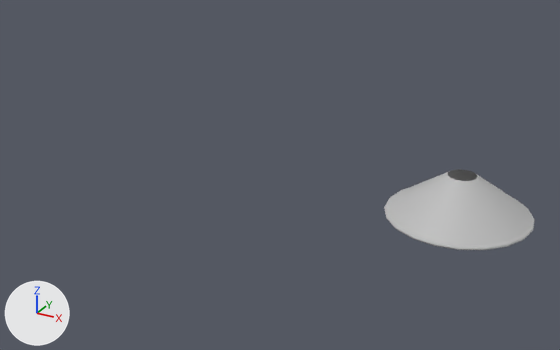
Renders of the FBX model Assets/interdev_midterm_models.fbx from each side of a commit.
Camera for both pictures: a 50 mm camera at (0.0358, -0.1377, 0.0686) aimed at (-0.0352, -0.0086, 0.004). Arrows for +X, +Y and +Z are at lower left; the lights stay in place. Where no turn or scale is listed for an object, it has been applied to the vertices.

The older version as bpy lines, for what is in view:
```python
me_mesh = bpy.data.meshes.new('Mesh')
me_mesh.from_pydata(...)  # 440 vertices, 400 faces; spans x -0.0146..0.0146, y -0.0147..0.0147, z -0.0044..0.0044
me_mesh.materials.append(mat_lambert1)  # grey #bcbcbc
ob_pcone2 = bpy.data.objects.new('pCone2', me_mesh)
ob_pcone2.location = (0.0002, 0.0004, 0.0036)
```
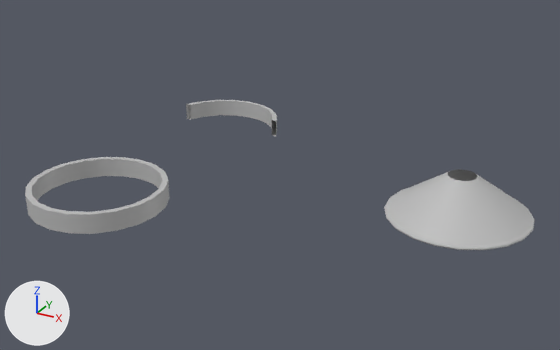
Edits to the scene script, one JSON object a line:
```json
{"op": "add", "block": "me_mesh_002", "code": ["me_mesh_002 = bpy.data.meshes.new('Mesh.002')", "me_mesh_002.from_pydata(...)  # 36 vertices, 32 faces; spans x -0.0134..0.0134, y 0.0044..0.0141, z -0.005..-0.001", "me_mesh_002.materials.append(mat_lambert1)  # grey #bcbcbc"]}
{"op": "add", "block": "me_mesh_001", "code": ["me_mesh_001 = bpy.data.meshes.new('Mesh.001')", "me_mesh_001.from_pydata(...)  # 80 vertices, 80 faces; spans x -0.0141..0.0141, y -0.0141..0.0141, z -0.005..-0.001", "me_mesh_001.materials.append(mat_lambert1)  # grey #bcbcbc"]}
{"op": "add", "block": "ob_ppipe2", "code": ["ob_ppipe2 = bpy.data.objects.new('pPipe2', me_mesh_002)", "ob_ppipe2.location = (-0.0653, 0.0156, 0.005)"]}
{"op": "add", "block": "ob_ppipe1", "code": ["ob_ppipe1 = bpy.data.objects.new('pPipe1', me_mesh_001)", "ob_ppipe1.location = (-0.0653, -0.03, 0.005)"]}
```

Changed parts and their boxes (x1, y1, x2, y2) in the pictures (560 x 350 px):
```json
{"object": "pPipe1", "change": "added", "after": [25, 157, 170, 234]}
{"object": "pPipe2", "change": "added", "after": [186, 100, 277, 136]}
```
